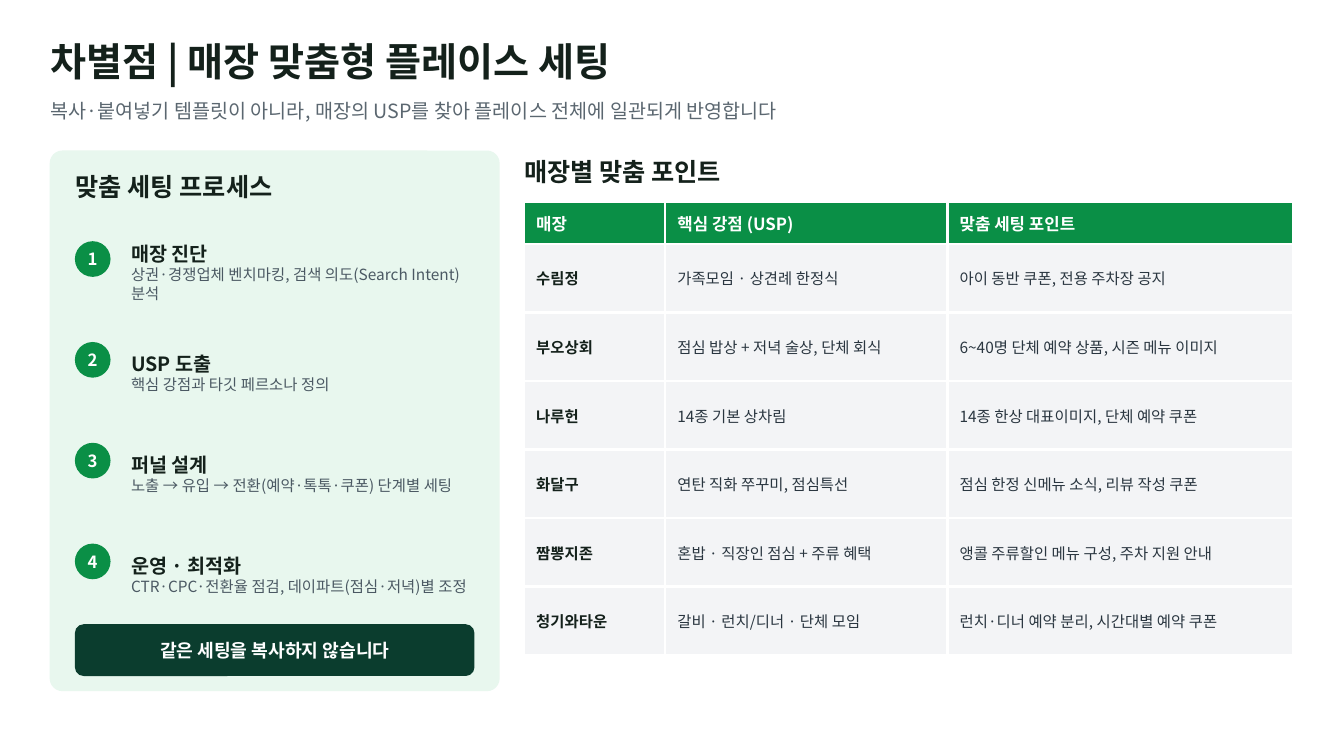
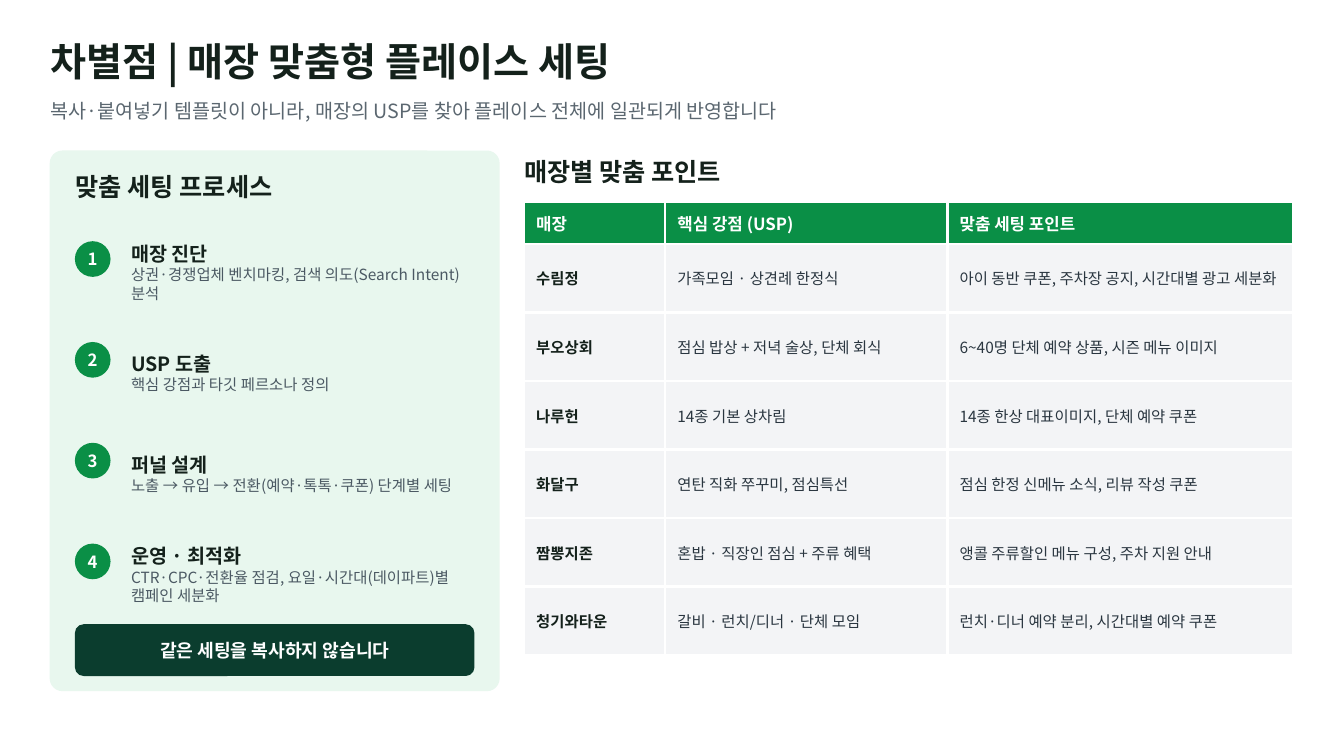
Before and after one commit to alfk0615/placeon, a slide deck: slide 3 of out/company_reference_proposal.pptx. Drawn at 1344x756 pixels with LibreOffice and Linux fonts; fonts in the diff are those of the drawing. Boxes give left, top, right and bottom in pixels: in the first picture for what was removed or moved away, otherwise in the second. Text is boxed around its words. In the diff, an @@ line names an element or a change of style, - is before the commit and + after.

```diff
--- a/out/company_reference_proposal.pptx
+++ b/out/company_reference_proposal.pptx
@@ table at (x1=524, y1=202, x2=1294, y2=634) @@
-row 2, column 3: 아이 동반 쿠폰, 전용 주차장 공지
+row 2, column 3: 아이 동반 쿠폰, 주차장 공지, 시간대별 광고 세분화
@@ text at (x1=131, y1=570, x2=449, y2=602): text changed @@
-CTR·CPC·전환율 점검, 데이파트(점심·저녁)별 조정
+CTR·CPC·전환율 점검, 요일·시간대(데이파트)별 캠페인 세분화
```
Also in this commit, not shown: 1 other slide changed, 1 slide added.
